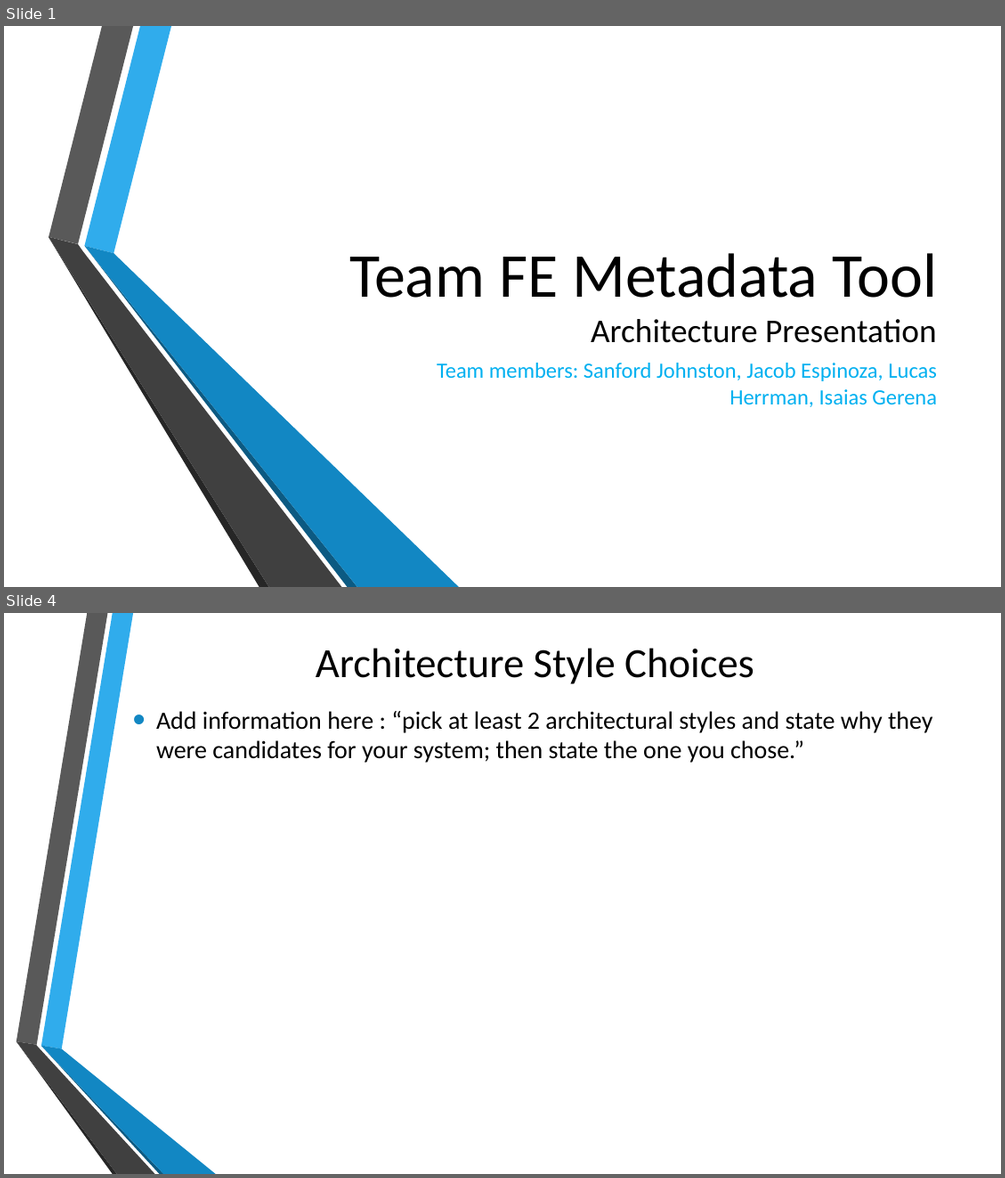
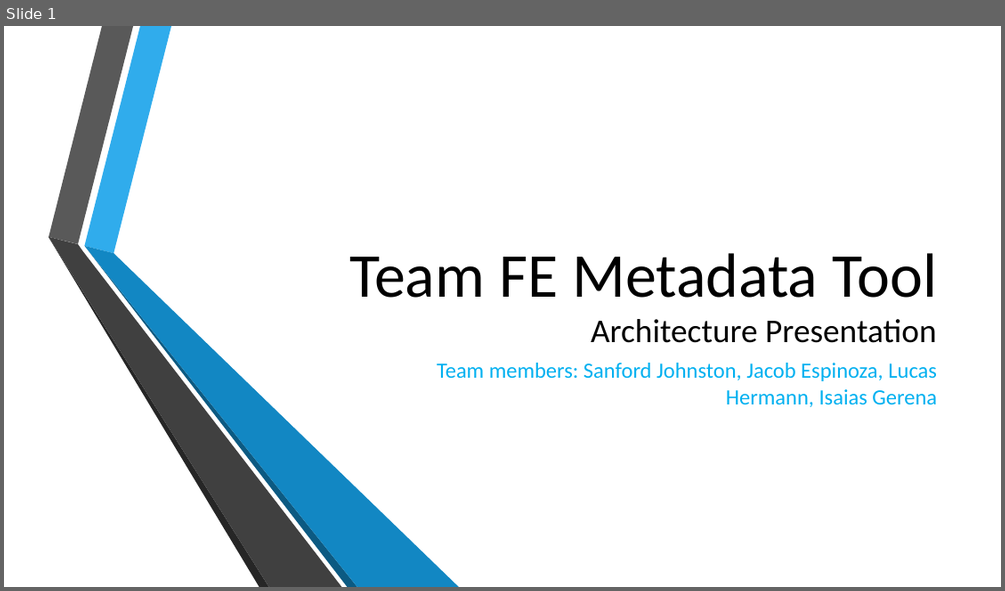
Before and after one commit to NMSU-SDev/team-FE, a slide deck: trunk/docs/TeamFE-ArchPresentation.pptx. Shown one above the other, each under a label of ours: slides 1 and 4 before the commit, slide 1 after it; the slides between them are not shown. The pictures are 1005x1178 and 1005x591 pixels, drawn with LibreOffice and Linux fonts; fonts in the diff are those of the drawing; background and template pictures are left out. Boxes give left, top, right and bottom in pixels: in the first picture for what was removed or moved away, otherwise in the second. Text is boxed around its words. In the diff, an @@ line names an element or a change of style, - is before the commit and + after.

```diff
--- a/trunk/docs/TeamFE-ArchPresentation.pptx
+++ b/trunk/docs/TeamFE-ArchPresentation.pptx
@@ slide 4 removed at [4, 613, 1001, 1174], background picture (left out) @@
@@ title removed at [316, 648, 754, 684] @@
-Architecture Style Choices
@@ text removed at [156, 711, 932, 763] @@
-• Add information here : “pick at least 2 architectural styles and state why they were candidates for your system; then state the one you chose.”
@@ group removed at [16, 613, 216, 1174]: 6 freeform shapes @@
@@ slide 1 changed as well @@
@@ subtitle at [437, 362, 937, 407]: text changed @@
-Team members: Sanford Johnston, Jacob Espinoza, Lucas Herrman, Isaias Gerena
+Team members: Sanford Johnston, Jacob Espinoza, Lucas Hermann, Isaias Gerena
```
Also in this commit, not shown: 3 other slides changed, 2 slides added, 1 other slide removed.
